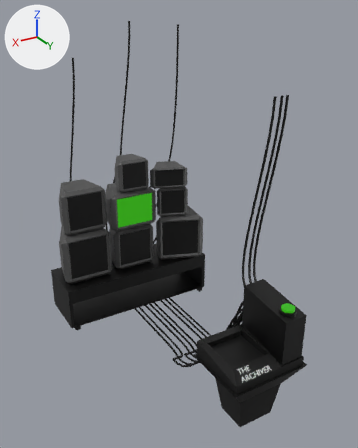
The FBX model Assets/GameThings/_ArchiveRoom/Models/The Archiver and TV.fbx as it was, and as the next commit left it.
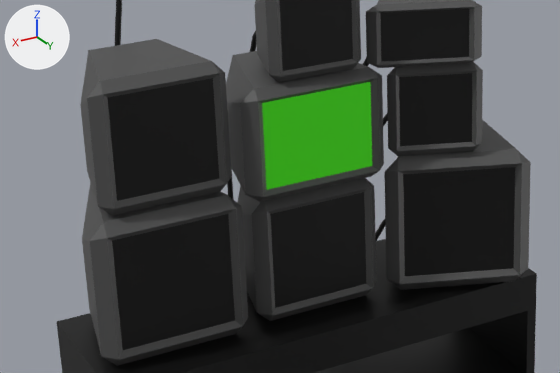
Old and new are each drawn whole from a camera (50 mm lens) standing at (4.21, 6.81, 6.26) and looking at (0.04, -0.14, 2.79) and again close up on the part from 9% to 59% of the width and 37% to 64% of the height. Every picture has the same lights, and +X, +Y and +Z are marked at upper left. The last two pictures show the newer version. Where no turn or scale is listed for an object, it has been applied to the vertices.
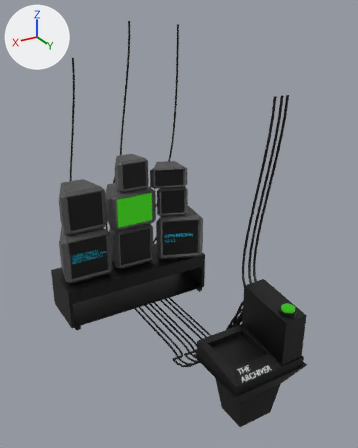
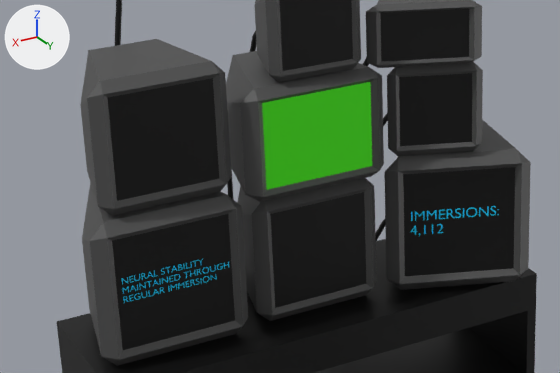
What the commit changed:
Material 'Material' (mat_material) is new.
Its base color is (0.0, 0.653, 1.0) (cyan #00d3ff).
Mesh me_text_001 is new.
It has 1798 vertices, 1733 faces and spans x -0.738..-0.005, y 0.0, z -0.133..0.046.
It uses material mat_material (cyan #00d3ff).
Mesh me_text is new.
It has 763 vertices, 735 faces and spans x -0.592..-0.001, y 0.0..0.233, z -0.121..0.075.
It uses material mat_material (cyan #00d3ff).
Object 'Text.002' (ob_text_002) is new; it shows me_text_001.
Its location is (1.512, -1.817, 1.759).
Object 'Text.001' (ob_text_001) is new; it shows me_text.
Its location is (-0.58, -1.793, 1.716).

Location of each change, [x1, y1, x2, y2] in pixels of the close-ups (560 x 373 px):
'Text.002', added: after [121, 259, 229, 303]
'Text.001', added: after [410, 206, 499, 236]
